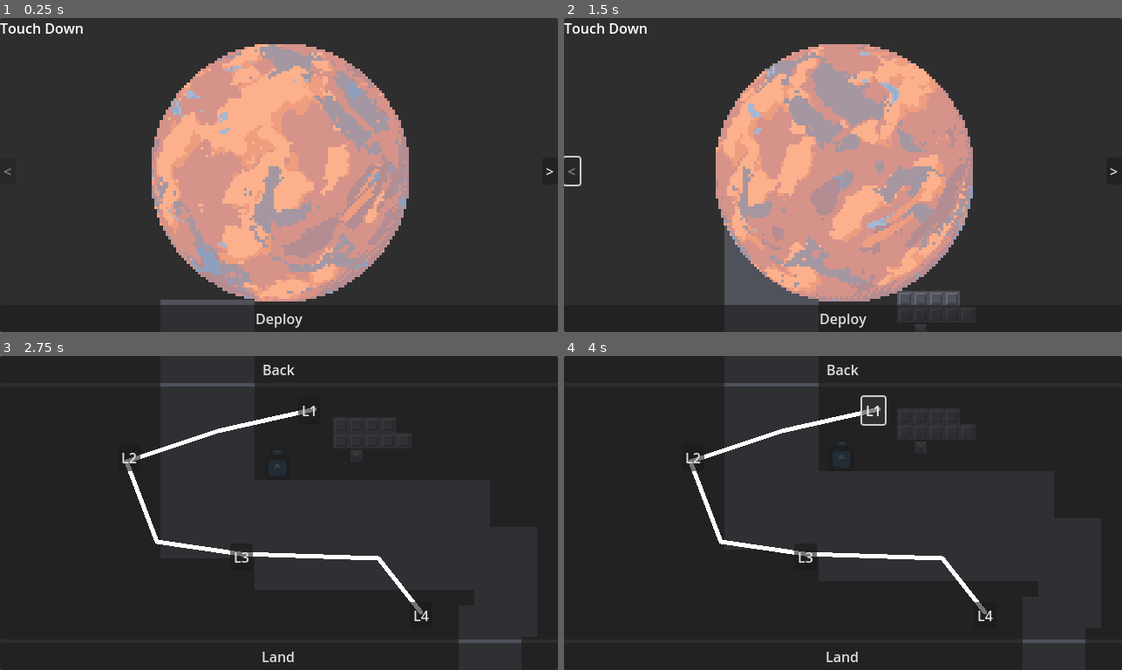
Above: before the commit, frames 1-4 (two rows, left to right).
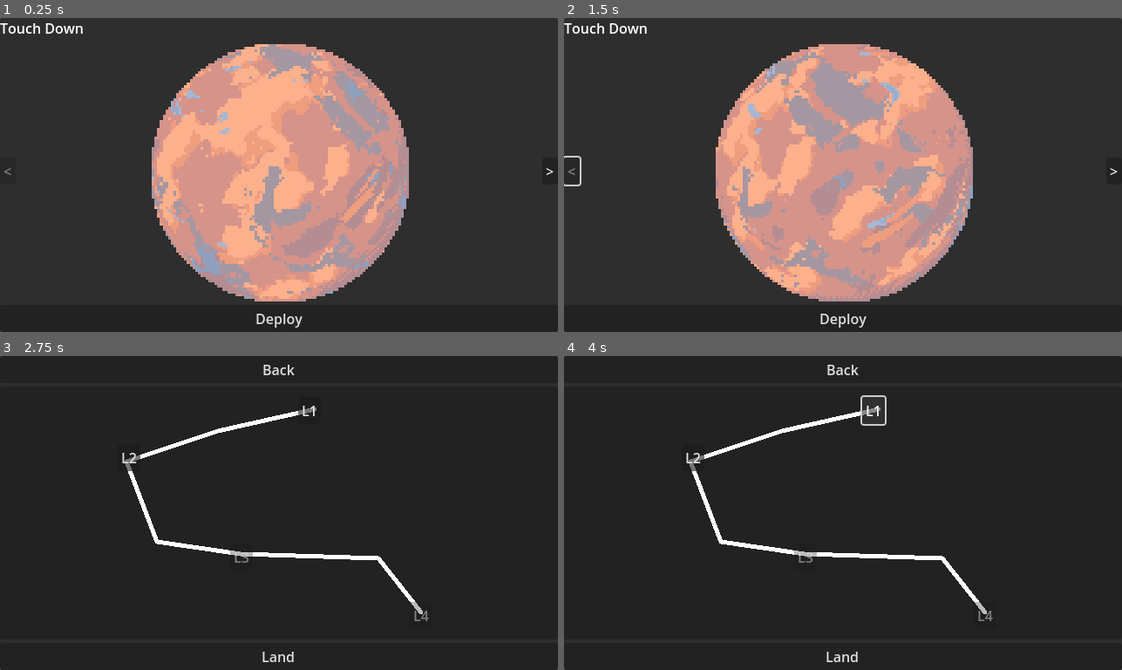
Above: after the commit, the same moments.

Repository: IvanoiuPetrut/touchdown
Game: Godot game, scene res://scenes/game.tscn
Same seed, same stepped clock (60 frames per second), same inputs: the game is played once before the commit and once after it. The engine's default icon, where the game draws it, is replaced by a stand-in: a white triangle on a blue panel in a dark square.
Inputs:
- Up to frame 1 (0.25 s): no input
- Up to frame 2 (1.5 s): click ">" at 0.5 s; click "<" at 1.25 s
- Up to frame 3 (2.75 s): click "Deploy" at 2 s
- Up to frame 4 (4 s): click "Land" at 2.75 s; click "L1" at 3.5 s

The runs differ from the first frame. In frame 1, 0.3% of the frame differs, in the area x 28-46%, y 89-92%; in frame 2, 2.1%, in the area x 28-71%, y 66-92%; in frame 3, 0.5%; in frame 4, 0.5%.

Commit message:
feat: add select level from menu

Diff:
--- a/data/level_data.gd
+++ b/data/level_data.gd
@@ -14,7 +14,7 @@
 			{
 				"name" : "Level 2",
 				"id" : 2,
-				"unlocked" : false,
+				"unlocked" : true,
 			},
 			{
 				"name" : "Level 3",
@@ -68,7 +68,7 @@
 			{
 				"name" : "Level 2",
 				"id" : 2,
-				"unlocked" : false,
+				"unlocked" : true,
 			},
 			{
 				"name" : "Level 3",
--- a/scenes/game.tscn
+++ b/scenes/game.tscn
@@ -11,13 +11,13 @@
 [node name="World2D" type="Node2D" parent="."]
 unique_name_in_owner = true
 
+[node name="Camera2D" type="Camera2D" parent="World2D"]
+position = Vector2(316, -181)
+position_smoothing_enabled = true
+
 [node name="Player" parent="World2D" instance=ExtResource("1_uwrxv")]
 unique_name_in_owner = true
 position = Vector2(314, -229)
-
-[node name="Camera2D" type="Camera2D" parent="World2D/Player"]
-position = Vector2(2, 48)
-position_smoothing_enabled = true
 
 [node name="GUI" type="Control" parent="."]
 layout_mode = 3
@@ -30,3 +30,4 @@
 visible = false
 
 [node name="MenuUi" parent="GUI" instance=ExtResource("3_p57ef")]
+unique_name_in_owner = true
--- a/scenes/levels/world_1/level_1.tscn
+++ b/scenes/levels/world_1/level_1.tscn
@@ -177,6 +177,7 @@
 [node name="Level1" type="Node2D"]
 
 [node name="TileMapLayer" type="TileMapLayer" parent="."]
+position = Vector2(-130, -372)
 tile_map_data = PackedByteArray("AAAKAP7/AQABAAQAAAAKAP//AQABAAQAAAAKAAAAAQABAAQAAAAKAAEAAQABAAQAAAAKAAIAAQABAAQAAAAKAA …(5792 unchanged characters)…
 tile_set = SubResource("TileSet_6761a")
 
--- a/scenes/levels/world_1/level_2.tscn
+++ b/scenes/levels/world_1/level_2.tscn
@@ -177,6 +177,7 @@
 [node name="Level2" type="Node2D"]
 
 [node name="TileMapLayer" type="TileMapLayer" parent="."]
+position = Vector2(-69, -303)
 tile_map_data = PackedByteArray("AAAKAP7/AQABAAQAAAAKAP//AQABAAQAAAAKAAAAAQABAAQAAAAKAAEAAQABAAQAAAAKAAIAAQABAAQAAAAKAA …(6064 unchanged characters)…
 tile_set = SubResource("TileSet_l37oo")
 
--- a/scenes/menu_ui.tscn
+++ b/scenes/menu_ui.tscn
@@ -6,74 +6,78 @@
 [ext_resource type="Texture2D" uid="uid://cwx8do1hurwi0" path="res://assets/sprites/worlds/world_1.png" id="2_tner2"]
 [ext_resource type="Texture2D" uid="uid://d24qb5eiqr2vn" path="res://assets/sprites/worlds/world_3.png" id="4_3y6qt"]
 
+[sub_resource type="AtlasTexture" id="AtlasTexture_tst7x"]
+atlas = ExtResource("2_tner2")
+region = Rect2(2304, 0, 96, 96)
+
+[sub_resource type="AtlasTexture" id="AtlasTexture_oa3d6"]
+atlas = ExtResource("2_tner2")
+region = Rect2(0, 0, 96, 96)
+
+[sub_resource type="AtlasTexture" id="AtlasTexture_m2dew"]
+atlas = ExtResource("2_tner2")
+region = Rect2(96, 0, 96, 96)
+
+[sub_resource type="AtlasTexture" id="AtlasTexture_a4f11"]
+atlas = ExtResource("2_tner2")
+region = Rect2(192, 0, 96, 96)
+
+[sub_resource type="AtlasTexture" id="AtlasTexture_c7rnr"]
+atlas = ExtResource("2_tner2")
+region = Rect2(288, 0, 96, 96)
+
+[sub_resource type="AtlasTexture" id="AtlasTexture_c21ss"]
+atlas = ExtResource("2_tner2")
+region = Rect2(384, 0, 96, 96)
+
+[sub_resource type="AtlasTexture" id="AtlasTexture_pvt8j"]
+atlas = ExtResource("2_tner2")
+region = Rect2(480, 0, 96, 96)
+
+[sub_resource type="AtlasTexture" id="AtlasTexture_c53tk"]
+atlas = ExtResource("2_tner2")
+region = Rect2(576, 0, 96, 96)
+
+[sub_resource type="AtlasTexture" id="AtlasTexture_wemnq"]
+atlas = ExtResource("2_tner2")
+region = Rect2(672, 0, 96, 96)
+
+[sub_resource type="AtlasTexture" id="AtlasTexture_60qor"]
+atlas = ExtResource("2_tner2")
+region = Rect2(768, 0, 96, 96)
+
+[sub_resource type="AtlasTexture" id="AtlasTexture_3rg1l"]
+atlas = ExtResource("2_tner2")
+region = Rect2(864, 0, 96, 96)
+
+[sub_resource type="AtlasTexture" id="AtlasTexture_ou5v3"]
+atlas = ExtResource("2_tner2")
+region = Rect2(960, 0, 96, 96)
+
+[sub_resource type="AtlasTexture" id="AtlasTexture_ydycs"]
+atlas = ExtResource("2_tner2")
+region = Rect2(1056, 0, 96, 96)
+
+[sub_resource type="AtlasTexture" id="AtlasTexture_3wsbm"]
+atlas = ExtResource("2_tner2")
+region = Rect2(1152, 0, 96, 96)
+
+[sub_resource type="AtlasTexture" id="AtlasTexture_srj0i"]
+atlas = ExtResource("2_tner2")
+region = Rect2(1248, 0, 96, 96)
+
+[sub_resource type="AtlasTexture" id="AtlasTexture_7ih8f"]
+atlas = ExtResource("2_tner2")
+region = Rect2(1344, 0, 96, 96)
+
+[sub_resource type="AtlasTexture" id="AtlasTexture_pfe6g"]
+atlas = ExtResource("2_tner2")
+region = Rect2(1440, 0, 96, 96)
+
 [sub_resource type="AtlasTexture" id="AtlasTexture_blc6w"]
 atlas = ExtResource("2_tner2")
 region = Rect2(1536, 0, 96, 96)
 
-[sub_resource type="AtlasTexture" id="AtlasTexture_oa3d6"]
-atlas = ExtResource("2_tner2")
-region = Rect2(0, 0, 96, 96)
-
-[sub_resource type="AtlasTexture" id="AtlasTexture_m2dew"]
-atlas = ExtResource("2_tner2")
-region = Rect2(96, 0, 96, 96)
-
-[sub_resource type="AtlasTexture" id="AtlasTexture_a4f11"]
-atlas = ExtResource("2_tner2")
-region = Rect2(192, 0, 96, 96)
-
-[sub_resource type="AtlasTexture" id="AtlasTexture_c7rnr"]
-atlas = ExtResource("2_tner2")
-region = Rect2(288, 0, 96, 96)
-
-[sub_resource type="AtlasTexture" id="AtlasTexture_c21ss"]
-atlas = ExtResource("2_tner2")
-region = Rect2(384, 0, 96, 96)
-
-[sub_resource type="AtlasTexture" id="AtlasTexture_pvt8j"]
-atlas = ExtResource("2_tner2")
-region = Rect2(480, 0, 96, 96)
-
-[sub_resource type="AtlasTexture" id="AtlasTexture_c53tk"]
-atlas = ExtResource("2_tner2")
-region = Rect2(576, 0, 96, 96)
-
-[sub_resource type="AtlasTexture" id="AtlasTexture_wemnq"]
-atlas = ExtResource("2_tner2")
-region = Rect2(672, 0, 96, 96)
-
-[sub_resource type="AtlasTexture" id="AtlasTexture_60qor"]
-atlas = ExtResource("2_tner2")
-region = Rect2(768, 0, 96, 96)
-
-[sub_resource type="AtlasTexture" id="AtlasTexture_3rg1l"]
-atlas = ExtResource("2_tner2")
-region = Rect2(864, 0, 96, 96)
-
-[sub_resource type="AtlasTexture" id="AtlasTexture_ou5v3"]
-atlas = ExtResource("2_tner2")
-region = Rect2(960, 0, 96, 96)
-
-[sub_resource type="AtlasTexture" id="AtlasTexture_ydycs"]
-atlas = ExtResource("2_tner2")
-region = Rect2(1056, 0, 96, 96)
-
-[sub_resource type="AtlasTexture" id="AtlasTexture_3wsbm"]
-atlas = ExtResource("2_tner2")
-region = Rect2(1152, 0, 96, 96)
-
-[sub_resource type="AtlasTexture" id="AtlasTexture_srj0i"]
-atlas = ExtResource("2_tner2")
-region = Rect2(1248, 0, 96, 96)
-
-[sub_resource type="AtlasTexture" id="AtlasTexture_7ih8f"]
-atlas = ExtResource("2_tner2")
-region = Rect2(1344, 0, 96, 96)
-
-[sub_resource type="AtlasTexture" id="AtlasTexture_pfe6g"]
-atlas = ExtResource("2_tner2")
-region = Rect2(1440, 0, 96, 96)
-
 [sub_resource type="AtlasTexture" id="AtlasTexture_r8bwr"]
 atlas = ExtResource("2_tner2")
 region = Rect2(1632, 0, 96, 96)
@@ -101,10 +105,6 @@
 [sub_resource type="AtlasTexture" id="AtlasTexture_76gf6"]
 atlas = ExtResource("2_tner2")
 region = Rect2(2208, 0, 96, 96)
-
-[sub_resource type="AtlasTexture" id="AtlasTexture_tst7x"]
-atlas = ExtResource("2_tner2")
-region = Rect2(2304, 0, 96, 96)
 
 [sub_resource type="AtlasTexture" id="AtlasTexture_8yinm"]
 atlas = ExtResource("2_tner2")
@@ -364,58 +364,62 @@
 "speed": 5.0
 }]
 
+[sub_resource type="AtlasTexture" id="AtlasTexture_fbof3"]
+atlas = ExtResource("1_tner2")
+region = Rect2(3648, 0, 96, 96)
+
+[sub_resource type="AtlasTexture" id="AtlasTexture_tner2"]
+atlas = ExtResource("1_tner2")
+region = Rect2(0, 0, 96, 96)
+
+[sub_resource type="AtlasTexture" id="AtlasTexture_3y6qt"]
+atlas = ExtResource("1_tner2")
+region = Rect2(96, 0, 96, 96)
+
+[sub_resource type="AtlasTexture" id="AtlasTexture_ld3xo"]
+atlas = ExtResource("1_tner2")
+region = Rect2(192, 0, 96, 96)
+
+[sub_resource type="AtlasTexture" id="AtlasTexture_whfv8"]
+atlas = ExtResource("1_tner2")
+region = Rect2(288, 0, 96, 96)
+
+[sub_resource type="AtlasTexture" id="AtlasTexture_lhxwq"]
+atlas = ExtResource("1_tner2")
+region = Rect2(384, 0, 96, 96)
+
+[sub_resource type="AtlasTexture" id="AtlasTexture_arfuo"]
+atlas = ExtResource("1_tner2")
+region = Rect2(480, 0, 96, 96)
+
+[sub_resource type="AtlasTexture" id="AtlasTexture_1a8bf"]
+atlas = ExtResource("1_tner2")
+region = Rect2(576, 0, 96, 96)
+
+[sub_resource type="AtlasTexture" id="AtlasTexture_21uf5"]
+atlas = ExtResource("1_tner2")
+region = Rect2(672, 0, 96, 96)
+
+[sub_resource type="AtlasTexture" id="AtlasTexture_x8av1"]
+atlas = ExtResource("1_tner2")
+region = Rect2(768, 0, 96, 96)
+
+[sub_resource type="AtlasTexture" id="AtlasTexture_yhjg7"]
+atlas = ExtResource("1_tner2")
+region = Rect2(864, 0, 96, 96)
+
+[sub_resource type="AtlasTexture" id="AtlasTexture_gvhmp"]
+atlas = ExtResource("1_tner2")
+region = Rect2(960, 0, 96, 96)
+
+[sub_resource type="AtlasTexture" id="AtlasTexture_nyb0i"]
+atlas = ExtResource("1_tner2")
+region = Rect2(1056, 0, 96, 96)
+
 [sub_resource type="AtlasTexture" id="AtlasTexture_e5886"]
 atlas = ExtResource("1_tner2")
 region = Rect2(1152, 0, 96, 96)
 
-[sub_resource type="AtlasTexture" id="AtlasTexture_tner2"]
-atlas = ExtResource("1_tner2")
-region = Rect2(0, 0, 96, 96)
-
-[sub_resource type="AtlasTexture" id="AtlasTexture_3y6qt"]
-atlas = ExtResource("1_tner2")
-region = Rect2(96, 0, 96, 96)
-
-[sub_resource type="AtlasTexture" id="AtlasTexture_ld3xo"]
-atlas = ExtResource("1_tner2")
-region = Rect2(192, 0, 96, 96)
-
-[sub_resource type="AtlasTexture" id="AtlasTexture_whfv8"]
-atlas = ExtResource("1_tner2")
-region = Rect2(288, 0, 96, 96)
-
-[sub_resource type="AtlasTexture" id="AtlasTexture_lhxwq"]
-atlas = ExtResource("1_tner2")
-region = Rect2(384, 0, 96, 96)
-
-[sub_resource type="AtlasTexture" id="AtlasTexture_arfuo"]
-atlas = ExtResource("1_tner2")
-region = Rect2(480, 0, 96, 96)
-
-[sub_resource type="AtlasTexture" id="AtlasTexture_1a8bf"]
-atlas = ExtResource("1_tner2")
-region = Rect2(576, 0, 96, 96)
-
-[sub_resource type="AtlasTexture" id="AtlasTexture_21uf5"]
-atlas = ExtResource("1_tner2")
-region = Rect2(672, 0, 96, 96)
-
-[sub_resource type="AtlasTexture" id="AtlasTexture_x8av1"]
-atlas = ExtResource("1_tner2")
-region = Rect2(768, 0, 96, 96)
-
-[sub_resource type="AtlasTexture" id="AtlasTexture_yhjg7"]
-atlas = ExtResource("1_tner2")
-region = Rect2(864, 0, 96, 96)
-
-[sub_resource type="AtlasTexture" id="AtlasTexture_gvhmp"]
-atlas = ExtResource("1_tner2")
-region = Rect2(960, 0, 96, 96)
-
-[sub_resource type="AtlasTexture" id="AtlasTexture_nyb0i"]
-atlas = ExtResource("1_tner2")
-region = Rect2(1056, 0, 96, 96)
-
 [sub_resource type="AtlasTexture" id="AtlasTexture_a478g"]
 atlas = ExtResource("1_tner2")
 region = Rect2(1248, 0, 96, 96)
@@ -515,10 +519,6 @@
 [sub_resource type="AtlasTexture" id="AtlasTexture_boks5"]
 atlas = ExtResource("1_tner2")
 region = Rect2(3552, 0, 96, 96)
-
-[sub_resource type="AtlasTexture" id="AtlasTexture_fbof3"]
-atlas = ExtResource("1_tner2")
-region = Rect2(3648, 0, 96, 96)
 
 [sub_resource type="AtlasTexture" id="AtlasTexture_1vmoq"]
 atlas = ExtResource("1_tner2")
@@ -722,58 +722,62 @@
 "speed": 7.0
 }]
 
+[sub_resource type="AtlasTexture" id="AtlasTexture_x7w45"]
+atlas = ExtResource("4_3y6qt")
+region = Rect2(3648, 0, 96, 96)
+
+[sub_resource type="AtlasTexture" id="AtlasTexture_ljdrx"]
+atlas = ExtResource("4_3y6qt")
+region = Rect2(0, 0, 96, 96)
+
+[sub_resource type="AtlasTexture" id="AtlasTexture_1fdgy"]
+atlas = ExtResource("4_3y6qt")
+region = Rect2(96, 0, 96, 96)
+
+[sub_resource type="AtlasTexture" id="AtlasTexture_xlb21"]
+atlas = ExtResource("4_3y6qt")
+region = Rect2(192, 0, 96, 96)
+
+[sub_resource type="AtlasTexture" id="AtlasTexture_mmd6c"]
+atlas = ExtResource("4_3y6qt")
+region = Rect2(288, 0, 96, 96)
+
+[sub_resource type="AtlasTexture" id="AtlasTexture_7sj17"]
+atlas = ExtResource("4_3y6qt")
+region = Rect2(384, 0, 96, 96)
+
+[sub_resource type="AtlasTexture" id="AtlasTexture_1rfgo"]
+atlas = ExtResource("4_3y6qt")
+region = Rect2(480, 0, 96, 96)
+
+[sub_resource type="AtlasTexture" id="AtlasTexture_a5dhk"]
+atlas = ExtResource("4_3y6qt")
+region = Rect2(576, 0, 96, 96)
+
+[sub_resource type="AtlasTexture" id="AtlasTexture_4dp32"]
+atlas = ExtResource("4_3y6qt")
+region = Rect2(672, 0, 96, 96)
+
+[sub_resource type="AtlasTexture" id="AtlasTexture_rfnye"]
+atlas = ExtResource("4_3y6qt")
+region = Rect2(768, 0, 96, 96)
+
+[sub_resource type="AtlasTexture" id="AtlasTexture_1slev"]
+atlas = ExtResource("4_3y6qt")
+region = Rect2(864, 0, 96, 96)
+
+[sub_resource type="AtlasTexture" id="AtlasTexture_cj131"]
+atlas = ExtResource("4_3y6qt")
+region = Rect2(960, 0, 96, 96)
+
+[sub_resource type="AtlasTexture" id="AtlasTexture_rpxx4"]
+atlas = ExtResource("4_3y6qt")
+region = Rect2(1056, 0, 96, 96)
+
 [sub_resource type="AtlasTexture" id="AtlasTexture_t78hc"]
 atlas = ExtResource("4_3y6qt")
 region = Rect2(1152, 0, 96, 96)
 
-[sub_resource type="AtlasTexture" id="AtlasTexture_ljdrx"]
-atlas = ExtResource("4_3y6qt")
-region = Rect2(0, 0, 96, 96)
-
-[sub_resource type="AtlasTexture" id="AtlasTexture_1fdgy"]
-atlas = ExtResource("4_3y6qt")
-region = Rect2(96, 0, 96, 96)
-
-[sub_resource type="AtlasTexture" id="AtlasTexture_xlb21"]
-atlas = ExtResource("4_3y6qt")
-region = Rect2(192, 0, 96, 96)
-
-[sub_resource type="AtlasTexture" id="AtlasTexture_mmd6c"]
-atlas = ExtResource("4_3y6qt")
-region = Rect2(288, 0, 96, 96)
-
-[sub_resource type="AtlasTexture" id="AtlasTexture_7sj17"]
-atlas = ExtResource("4_3y6qt")
-region = Rect2(384, 0, 96, 96)
-
-[sub_resource type="AtlasTexture" id="AtlasTexture_1rfgo"]
-atlas = ExtResource("4_3y6qt")
-region = Rect2(480, 0, 96, 96)
-
-[sub_resource type="AtlasTexture" id="AtlasTexture_a5dhk"]
-atlas = ExtResource("4_3y6qt")
-region = Rect2(576, 0, 96, 96)
-
-[sub_resource type="AtlasTexture" id="AtlasTexture_4dp32"]
-atlas = ExtResource("4_3y6qt")
-region = Rect2(672, 0, 96, 96)
-
-[sub_resource type="AtlasTexture" id="AtlasTexture_rfnye"]
-atlas = ExtResource("4_3y6qt")
-region = Rect2(768, 0, 96, 96)
-
-[sub_resource type="AtlasTexture" id="AtlasTexture_1slev"]
-atlas = ExtResource("4_3y6qt")
-region = Rect2(864, 0, 96, 96)
-
-[sub_resource type="AtlasTexture" id="AtlasTexture_cj131"]
-atlas = ExtResource("4_3y6qt")
-region = Rect2(960, 0, 96, 96)
-
-[sub_resource type="AtlasTexture" id="AtlasTexture_rpxx4"]
-atlas = ExtResource("4_3y6qt")
-region = Rect2(1056, 0, 96, 96)
-
 [sub_resource type="AtlasTexture" id="AtlasTexture_u84mi"]
 atlas = ExtResource("4_3y6qt")
 region = Rect2(1248, 0, 96, 96)
@@ -873,10 +877,6 @@
 [sub_resource type="AtlasTexture" id="AtlasTexture_sqyo3"]
 atlas = ExtResource("4_3y6qt")
 region = Rect2(3552, 0, 96, 96)
-
-[sub_resource type="AtlasTexture" id="AtlasTexture_x7w45"]
-atlas = ExtResource("4_3y6qt")
-region = Rect2(3648, 0, 96, 96)
 
 [sub_resource type="AtlasTexture" id="AtlasTexture_e3wfh"]
 atlas = ExtResource("4_3y6qt")
@@ -1112,11 +1112,11 @@
 unique_name_in_owner = true
 layout_mode = 2
 size_flags_horizontal = 6
-texture = SubResource("AtlasTexture_blc6w")
+texture = SubResource("AtlasTexture_tst7x")
 expand_mode = 2
 script = ExtResource("1_b5e6c")
 sprites = SubResource("SpriteFrames_4tn76")
-frame_index = 16
+frame_index = 24
 auto_play = true
 playing = true
 
@@ -1124,11 +1124,11 @@
 unique_name_in_owner = true
 layout_mode = 2
 size_flags_horizontal = 6
-texture = SubResource("AtlasTexture_e5886")
+texture = SubResource("AtlasTexture_fbof3")
 expand_mode = 2
 script = ExtResource("1_b5e6c")
 sprites = SubResource("SpriteFrames_b5e6c")
-frame_index = 12
+frame_index = 38
 auto_play = true
 playing = true
 
@@ -1136,11 +1136,11 @@
 unique_name_in_owner = true
 layout_mode = 2
 size_flags_horizontal = 6
-texture = SubResource("AtlasTexture_t78hc")
+texture = SubResource("AtlasTexture_x7w45")
 expand_mode = 2
 script = ExtResource("1_b5e6c")
 sprites = SubResource("SpriteFrames_01m71")
-frame_index = 12
+frame_index = 38
 auto_play = true
 playing = true
 
@@ -1170,6 +1170,7 @@
 text = "Back"
 
 [node name="PanelWorld1" type="Panel" parent="PanelLevelSelector/VBoxLevelSelector"]
+unique_name_in_owner = true
 layout_mode = 2
 size_flags_vertical = 3
 
@@ -1214,6 +1215,7 @@
 text = "L4"
 
 [node name="PanelWorld2" type="Panel" parent="PanelLevelSelector/VBoxLevelSelector"]
+unique_name_in_owner = true
 visible = false
 layout_mode = 2
 size_flags_vertical = 3
@@ -1259,6 +1261,7 @@
 text = "L4"
 
 [node name="PanelWorld3" type="Panel" parent="PanelLevelSelector/VBoxLevelSelector"]
+unique_name_in_owner = true
 visible = false
 layout_mode = 2
 size_flags_vertical = 3
@@ -1304,6 +1307,7 @@
 text = "L4"
 
 [node name="BtnLand" type="Button" parent="PanelLevelSelector/VBoxLevelSelector"]
+unique_name_in_owner = true
 layout_mode = 2
 text = "Land"
 
--- a/scripts/game_manager.gd
+++ b/scripts/game_manager.gd
@@ -3,6 +3,7 @@
 # References
 @onready var player = %Player
 @onready var game_ui = %GameUi
+@onready var menu_ui: CanvasLayer = %MenuUi
 @onready var world: Node2D = %World2D
 
 
@@ -13,9 +14,10 @@
 
 func _ready():
 
-	_change_level(Levels.Database["world_1"].id, Levels.Database["world_1"].levels[1].id)
+	#_change_level(Levels.Database["world_1"].id, Levels.Database["world_1"].levels[1].id)
 	# Connect to player stats changed signal
 	player.stats_changed.connect(_update_ui)
+	menu_ui.level_selected.connect(_handle_level_selection)
 
 	# Initial UI update
 	_update_ui()
@@ -93,3 +95,8 @@
 		if "Level" in child.name:
 			child.queue_free()
 			break
+
+func _handle_level_selection(world_id: int, level_id: int):
+	print(world_id, " ", level_id)
+	_change_level(world_id, level_id)
+	menu_ui.visible = false
--- a/scripts/menu_ui.gd
+++ b/scripts/menu_ui.gd
@@ -10,7 +10,37 @@
 @onready var panel_world_selector: PanelContainer = %PanelWorldSelector
 @onready var panel_level_selector: PanelContainer = %PanelLevelSelector
 
+# Level selector panel references
+@onready var panel_world_1: Panel = %PanelWorld1
+@onready var panel_world_2: Panel = %PanelWorld2
+@onready var panel_world_3: Panel = %PanelWorld3
+
+# Level buttons references
+# World 1 level buttons
+@onready var world1_btn_l1: Button = $PanelLevelSelector/VBoxLevelSelector/PanelWorld1/BtnL1
+@onready var world1_btn_l2: Button = $PanelLevelSelector/VBoxLevelSelector/PanelWorld1/BtnL2
+@onready var world1_btn_l3: Button = $PanelLevelSelector/VBoxLevelSelector/PanelWorld1/BtnL3
+@onready var world1_btn_l4: Button = $PanelLevelSelector/VBoxLevelSelector/PanelWorld1/BtnL4
+
+# World 2 level buttons
+@onready var world2_btn_l1: Button = $PanelLevelSelector/VBoxLevelSelector/PanelWorld2/BtnL1
+@onready var world2_btn_l2: Button = $PanelLevelSelector/VBoxLevelSelector/PanelWorld2/BtnL2
+@onready var world2_btn_l3: Button = $PanelLevelSelector/VBoxLevelSelector/PanelWorld2/BtnL3
+@onready var world2_btn_l4: Button = $PanelLevelSelector/VBoxLevelSelector/PanelWorld2/BtnL4
+
+# World 3 level buttons
+@onready var world3_btn_l1: Button = $PanelLevelSelector/VBoxLevelSelector/PanelWorld3/BtnL1
+@onready var world3_btn_l2: Button = $PanelLevelSelector/VBoxLevelSelector/PanelWorld3/BtnL2
+@onready var world3_btn_l3: Button = $PanelLevelSelector/VBoxLevelSelector/PanelWorld3/BtnL3
+@onready var world3_btn_l4: Button = $PanelLevelSelector/VBoxLevelSelector/PanelWorld3/BtnL4
+
+@onready var btn_land: Button = %BtnLand
+
+# Signal for level selection
+signal level_selected(world_id: int, level_id: int)
+
 var current_planet_id : int = 1
+var selected_level_id : int
 
 
 # Called when the node enters the scene tree for the first time.
@@ -18,6 +48,8 @@
 	_make_planets_invisible()
 	_make_planet_visible(current_planet_id)
 	_update_planet_selector_btns()
+	_connect_level_buttons()
+	_update_level_buttons()
 	_toggle_panel_world_selector(true)
 	_toggle_panel_level_selector(false)
 
@@ -73,6 +105,7 @@
 		_make_planets_invisible()
 		_make_planet_visible(current_planet_id)
 		_update_planet_selector_btns()
+		_update_level_buttons() # Update level buttons for new planet
 
 func _on_btn_next_planet_pressed() -> void:
 	if current_planet_id < 3 and Levels.Database["world_" + str(current_planet_id + 1)].unlocked:
@@ -80,11 +113,87 @@
 		_make_planets_invisible()
 		_make_planet_visible(current_planet_id)
 		_update_planet_selector_btns()
+		_update_level_buttons() # Update level buttons for new planet
 
 func _on_btn_deploy_pressed() -> void:
+	_update_level_buttons() # Update button states in case there were changes
+	_show_correct_world_panel() # Show the panel for current planet
 	_toggle_panel_world_selector(false)
 	_toggle_panel_level_selector(true)
 
 func _on_btn_close_level_selector_pressed() -> void:
 	_toggle_panel_world_selector(true)
 	_toggle_panel_level_selector(false)
+
+# Connect signals for all level buttons
+func _connect_level_buttons() -> void:
+	# World 1 buttons
+	world1_btn_l1.pressed.connect(func(): _on_level_button_pressed(1, 1))
+	world1_btn_l2.pressed.connect(func(): _on_level_button_pressed(1, 2))
+	world1_btn_l3.pressed.connect(func(): _on_level_button_pressed(1, 3))
+	world1_btn_l4.pressed.connect(func(): _on_level_button_pressed(1, 4))
+
+	# World 2 buttons
+	world2_btn_l1.pressed.connect(func(): _on_level_button_pressed(2, 1))
+	world2_btn_l2.pressed.connect(func(): _on_level_button_pressed(2, 2))
+	world2_btn_l3.pressed.connect(func(): _on_level_button_pressed(2, 3))
+	world2_btn_l4.pressed.connect(func(): _on_level_button_pressed(2, 4))
+
+	# World 3 buttons
+	world3_btn_l1.pressed.connect(func(): _on_level_button_pressed(3, 1))
+	world3_btn_l2.pressed.connect(func(): _on_level_button_pressed(3, 2))
+	world3_btn_l3.pressed.connect(func(): _on_level_button_pressed(3, 3))
+	world3_btn_l4.pressed.connect(func(): _on_level_button_pressed(3, 4))
+
+	# Connect land button
+	btn_land.pressed.connect(_on_land_button_pressed)
+
+# Update all level buttons based on their unlock status
+func _update_level_buttons() -> void:
+	# World 1 buttons
+	world1_btn_l1.disabled = !Levels.Database["world_1"].levels[0].unlocked
+	world1_btn_l2.disabled = !Levels.Database["world_1"].levels[1].unlocked
+	world1_btn_l3.disabled = !Levels.Database["world_1"].levels[2].unlocked
+	world1_btn_l4.disabled = !Levels.Database["world_1"].levels[3].unlocked
+
+	# World 2 buttons
+	world2_btn_l1.disabled = !Levels.Database["world_2"].levels[0].unlocked
+	world2_btn_l2.disabled = !Levels.Database["world_2"].levels[1].unlocked
+	world2_btn_l3.disabled = !Levels.Database["world_2"].levels[2].unlocked
+	world2_btn_l4.disabled = !Levels.Database["world_2"].levels[3].unlocked
+
+	# World 3 buttons
+	world3_btn_l1.disabled = !Levels.Database["world_3"].levels[0].unlocked
+	world3_btn_l2.disabled = !Levels.Database["world_3"].levels[1].unlocked
+	world3_btn_l3.disabled = !Levels.Database["world_3"].levels[2].unlocked
+	world3_btn_l4.disabled = !Levels.Database["world_3"].levels[3].unlocked
+
+# Show correct world panel based on current planet
+func _show_correct_world_panel() -> void:
+	panel_world_1.visible = false
+	panel_world_2.visible = false
+	panel_world_3.visible = false
+
+	match current_planet_id:
+		1:
+			panel_world_1.visible = true
+		2:
+			panel_world_2.visible = true
+		3:
+			panel_world_3.visible = true
+
+# Handle level button pressed event
+func _on_level_button_pressed(world_id: int, level_id: int) -> void:
+	#emit_signal("level_selected", world_id, level_id)
+	selected_level_id = level_id
+	print(selected_level_id)
+	#_toggle_panel_level_selector(false)
+	#_toggle_panel_world_selector(true)
+
+# Handles the pressed event on the Land button
+func _on_land_button_pressed() -> void:
+	# This will select the current world's first level (or you can customize this)
+	if current_planet_id && selected_level_id:
+		emit_signal("level_selected", current_planet_id, selected_level_id)
+		_toggle_panel_level_selector(false)
+		_toggle_panel_world_selector(true)
